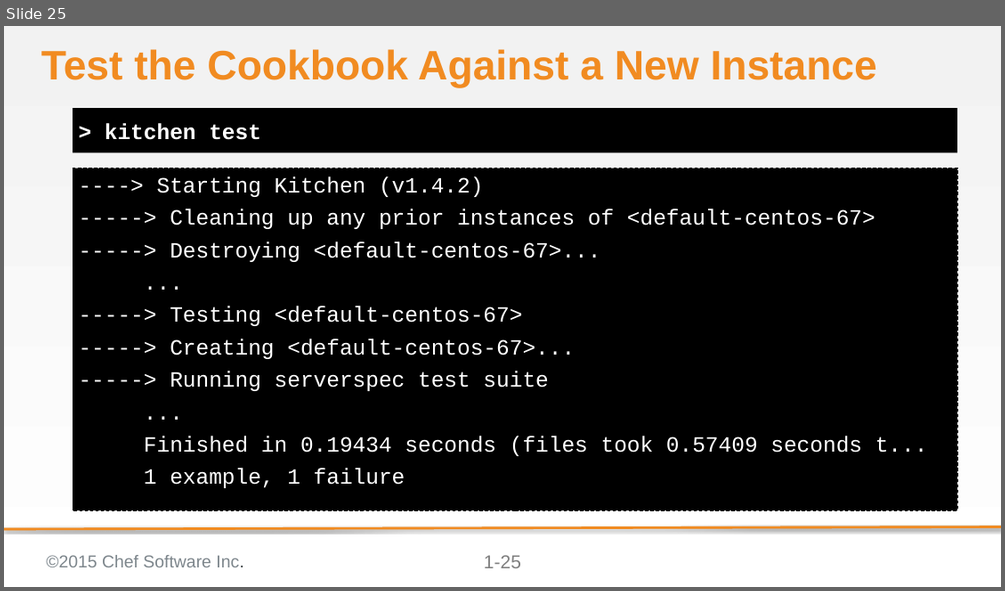
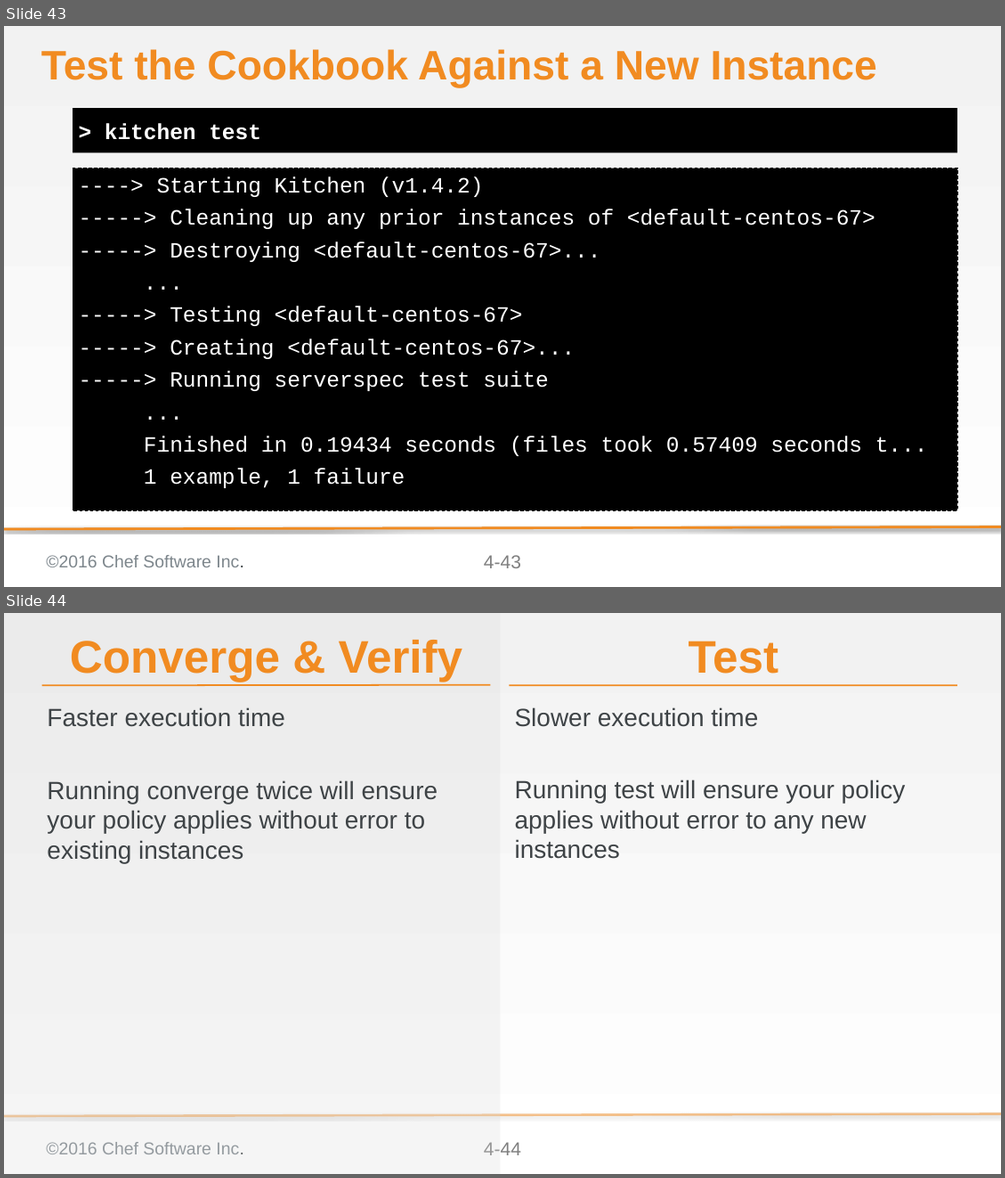
Before and after one commit to chef-training/test_driven_cookbook_development, a slide deck: 04-refactoring_cookbooks_with_tests.pptx. Shown one above the other, each under a label of ours: slide 25 before the commit, slides 43 and 44 after it. The pictures are 1005x591 and 1005x1178 pixels, drawn with LibreOffice and Linux fonts; fonts in the diff are those of the drawing; background and template pictures are left out. Boxes give left, top, right and bottom in pixels: in the first picture for what was removed or moved away, otherwise in the second. Text is boxed around its words. In the diff, an @@ line names an element or a change of style, - is before the commit and + after.

Commit message:
Add Concept slides to 04 Refactoring Cookbooks with Tests
Adds slides that explain more details about converge & verify and test
Adds slides that explain kitchen destroy and kitchen test

```diff
--- a/04-refactoring_cookbooks_with_tests.pptx
+++ b/04-refactoring_cookbooks_with_tests.pptx
@@ slide 44 added at [4, 613, 1001, 1174], background gradient #F2F2F2 to #FFFFFF; not listed: 3 template elements that a slide beside it also shows @@
@@ rectangle added at [4, 613, 500, 1174], fill #D9D9D9 at 25% opacity @@
@@ text added at [70, 640, 463, 682], 58.7 pt, text #F18B21, bold @@
+Converge & Verify
@@ text added at [688, 641, 779, 674], 58.7 pt, text #F18B21, bold @@
+Test
@@ line added from (42, 685) to (490, 685), #F18B21 2 pt @@
@@ line added from (510, 685) to (957, 685), #F18B21 2 pt @@
@@ text added at [47, 707, 438, 863], 32 pt, text #3E4346 @@
+Faster execution time
+Running converge twice will ensure your policy applies without error to existing instances
@@ text added at [515, 707, 906, 859], 32 pt, text #3E4346 @@
+Slower execution time
+Running test will ensure your policy applies without error to any new instances
@@ what was slide 25 is now slide 43 @@
@@ slide 43 changed as well @@
@@ text at [46, 555, 244, 567]: text changed @@
-©2015 Chef Software Inc.
+©2016 Chef Software Inc.
@@ page number at [484, 555, 521, 568]: text changed @@
-1-25
+4-43
```
Also in this commit, not shown: 26 other slides changed, 19 other slides added, 1 slide removed.
